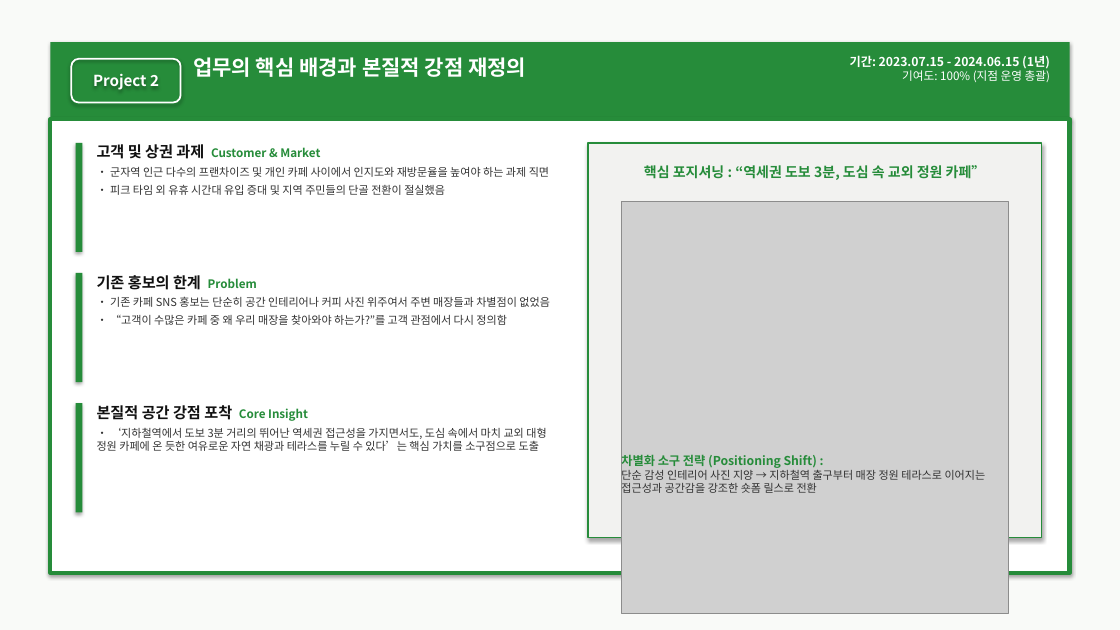
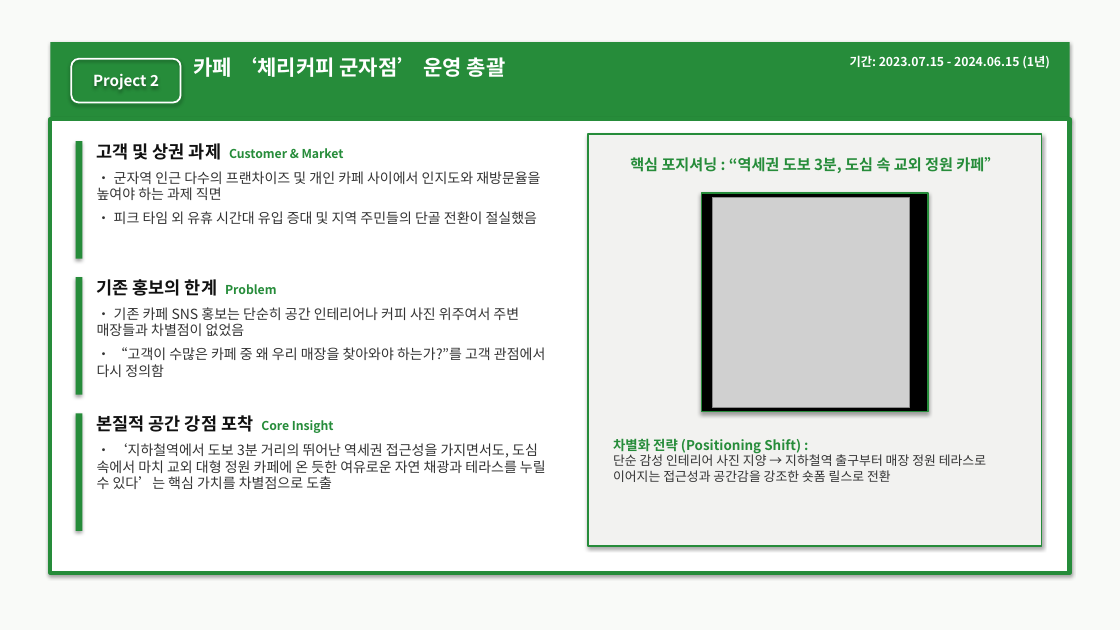
Before and after one commit to wkdtkdrbs11/test1-2026.11.10-, a slide deck: slide 6 of 마케터_장상균_포트폴리오.pptx. Drawn at 1120x630 pixels with LibreOffice and Linux fonts; fonts in the diff are those of the drawing; grey boxes stand for pictures. Boxes give left, top, right and bottom in pixels: in the first picture for what was removed or moved away, otherwise in the second. Text is boxed around its words. In the diff, an @@ line names an element or a change of style, - is before the commit and + after.

Commit message:
Slide 6: 체리커피 제목/메타 통일, 차별점/차별화전략 워딩 수정, 인스타 프로필 상호명/팔로워 온전 노출 및 폰트 크기 상향 통일

```diff
--- a/마케터_장상균_포트폴리오.pptx
+++ b/마케터_장상균_포트폴리오.pptx
@@ text at (193, 57, 506, 77): text changed @@
-업무의 핵심 배경과 본질적 강점 재정의
+카페 ‘체리커피 군자점’ 운영 총괄
@@ text at (850, 55, 1050, 69): text changed @@
-기간: 2023.07.15 - 2024.06.15 (1년)
-기여도: 100% (지점 운영 총괄)
+기간: 2023.07.15 - 2024.06.15 (1년)
@@ rectangle: place and size @@
-rectangle at (76, 143, 82, 252)
+rectangle at (76, 141, 82, 259)
@@ text "고객 및 상권 과제 Customer ..." at (97, 143, 540, 224): size 13 to 15 pt in "고객 및 상권 과제"; size 10 to 10.5 pt in "Customer & Market"; size 9.5 to 12 pt in "• 군자역 인근 다수의 프랜차이즈 및 개인 ...", "• 피크 타임 외 유휴 시간대 유입 ..."; more space between paragraphs @@
@@ rectangle: place and size @@
-rectangle at (588, 143, 1042, 538)
+rectangle at (588, 134, 1042, 546)
@@ text "핵심 포지셔닝 : “역세권 도보 ...": place and size @@
-text "핵심 포지셔닝 : “역세권 도보 ..." at (644, 165, 986, 180)
+text "핵심 포지셔닝 : “역세권 도보 ..." at (630, 157, 999, 173)
@@ text "핵심 포지셔닝 : “역세권 도보 ..." at (630, 157, 999, 173): size 12 to 13 pt @@
@@ rectangle added at (702, 193, 928, 412), fill #000000, outline #268C3A 1.5 pt @@
@@ picture: place and size @@
-picture at (622, 202, 1008, 613)
+picture at (712, 197, 909, 408)
@@ rectangle: place and size @@
-rectangle at (76, 273, 82, 382)
+rectangle at (76, 277, 82, 395)
@@ text "기존 홍보의 한계 Problem" at (97, 279, 545, 377): size 13 to 15 pt in "기존 홍보의 한계"; size 10 to 10.5 pt in "Problem"; size 9.5 to 12 pt in "• 기존 카페 SNS 홍보는 단순히 공간 ...", "• “고객이 수많은 카페 중 왜 우리 ..."; more space between paragraphs @@
@@ rectangle: place and size @@
-rectangle at (76, 403, 82, 513)
+rectangle at (76, 413, 82, 531)
@@ text at (97, 415, 334, 433): size 13 to 15 pt in "본질적 공간 강점 포착"; size 10 to 10.5 pt in "Core Insight" @@
@@ text "본질적 공간 강점 포착 Core ...": place and size @@
-text "본질적 공간 강점 포착 Core ..." at (97, 405, 546, 451)
+text "본질적 공간 강점 포착 Core ..." at (97, 415, 546, 489)
@@ text at (97, 443, 546, 489): text changed; size 9.5 to 12 pt @@
-• ‘지하철역에서 도보 3분 거리의 뛰어난 역세권 접근성을 가지면서도, 도심 속에서 마치 교외 대형 정원 카페에 온 듯한 여유로운 자연 채광과 테라스를 누릴 수 있다’는 핵심 가치를 소구점으로 도출
+• ‘지하철역에서 도보 3분 거리의 뛰어난 역세권 접근성을 가지면서도, 도심 속에서 마치 교외 대형 정원 카페에 온 듯한 여유로운 자연 채광과 테라스를 누릴 수 있다’는 핵심 가치를 차별점으로 도출
@@ text at (613, 438, 986, 482): text changed; size 9.5 to 11 pt @@
-차별화 소구 전략 (Positioning Shift) :
-단순 감성 인테리어 사진 지양 → 지하철역 출구부터 매장 정원 테라스로 이어지는 접근성과 공간감을 강조한 숏폼 릴스로 전환
+차별화 전략 (Positioning Shift) :
+단순 감성 인테리어 사진 지양 → 지하철역 출구부터 매장 정원 테라스로 이어지는 접근성과 공간감을 강조한 숏폼 릴스로 전환
```
Also in this commit, not shown: 4 other files.
